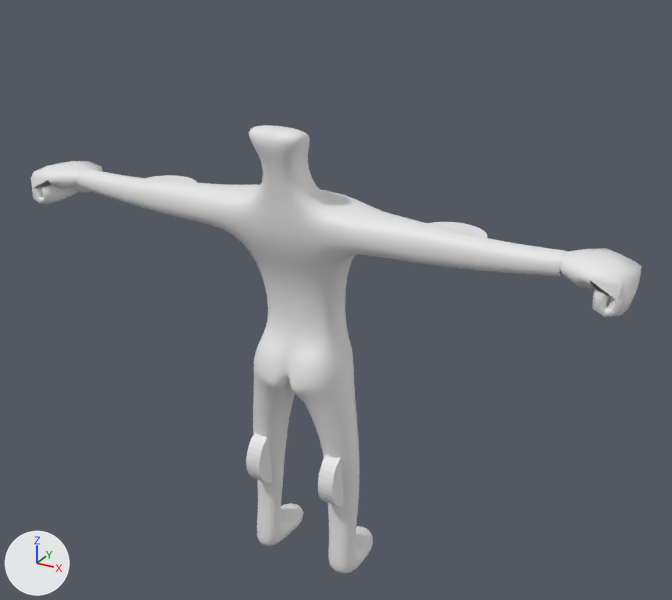
The Blender file BlenderModels/AnotherPlatformerMan.blend: old version first, new version second.
Rendered twice from a 50 mm lens placed at (0.971, -1.637, 1.499), pointed at (0.053, 0.032, 0.665). The axes (+X, +Y, +Z) are drawn at lower left. The lights are the same throughout. The first picture is the older version.

Objects in the first picture: 'Cube', 'Hands_Fist', 'LegBicepsGuide' and 1 more.
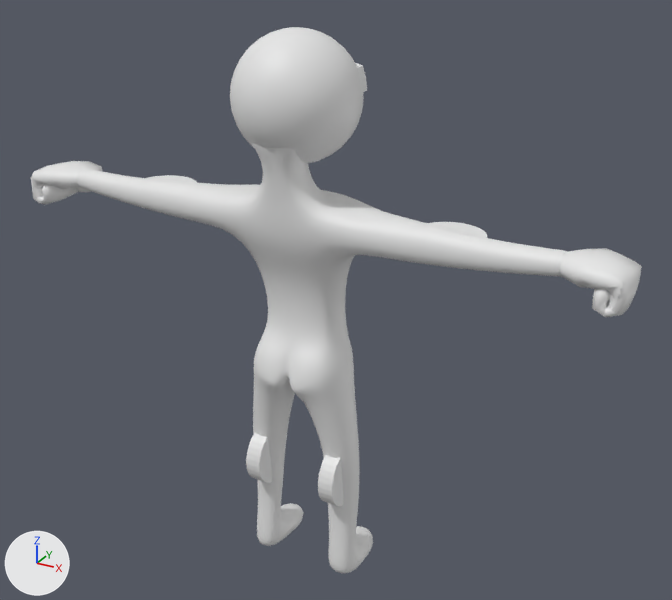
Pixel boxes [x1, y1, x2, y2] of what changed, in the pictures (672 x 600 px):
'Head', shown: after [230, 27, 367, 163]

Diff of the bpy script that builds the scene:
```diff
--- a/BlenderModels/AnotherPlatformerMan.blend.py
+++ b/BlenderModels/AnotherPlatformerMan.blend.py
@@ ob_head @@
 ob_head.location = (0.0, 0.0, 0.0)
-ob_head.hide_set(True)
```
